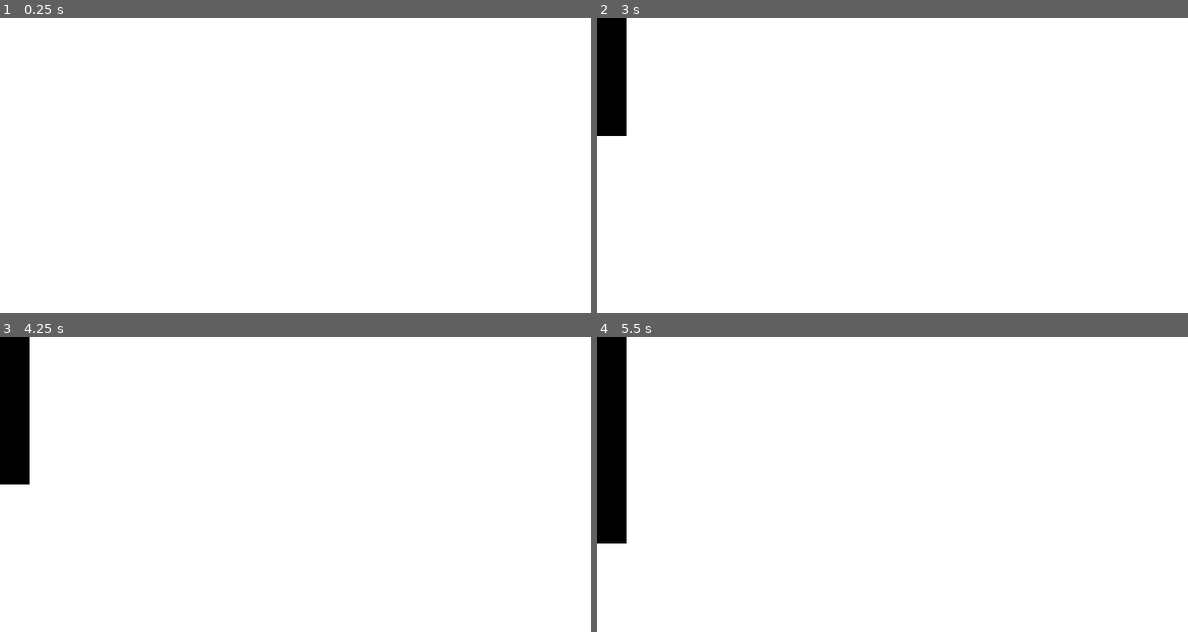
Above: before the commit, frames 1-4 (two rows, left to right).
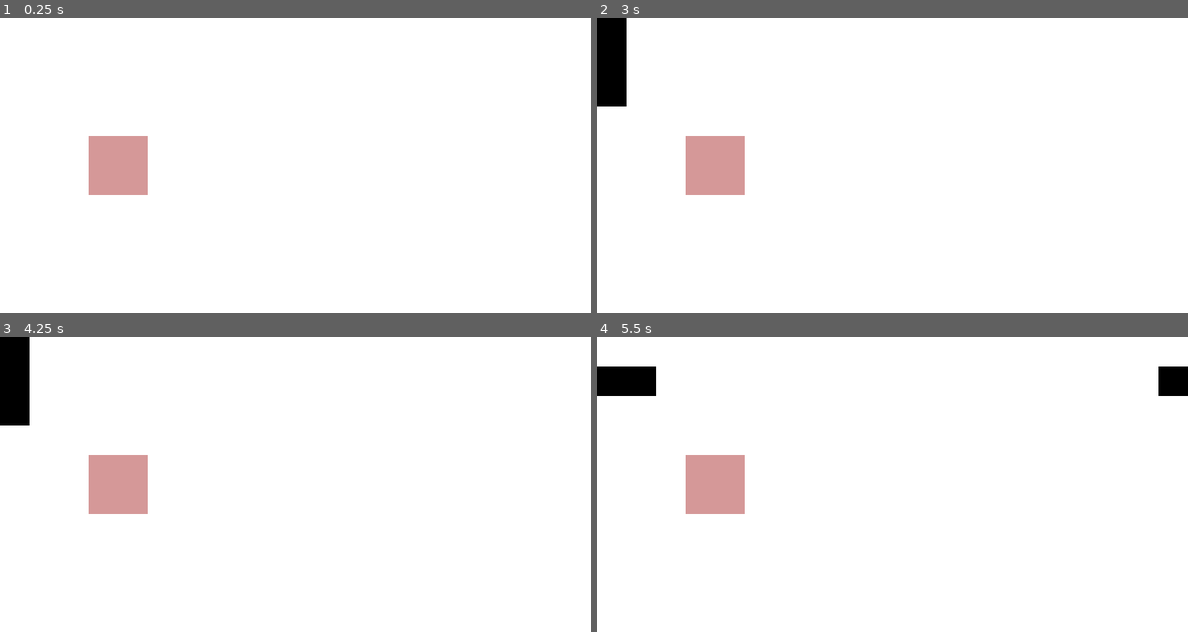
Above: after the commit, the same moments.

Repository: sisipun/SleepyCity
Game: Godot game, scene res://Level.tscn
Two runs of this game, one before a commit and one after it. Both use one fixed random seed, a clock stepped at 60 frames per second and the inputs below. Before the commit the project starts from res://Main.tscn.
Inputs (mouse positions are in pixels of both pictures, inside the frame that each line leads up to):
- Up to frame 1 (0.25 s): no input
- Up to frame 2 (3 s): tap Enter at 0.5, 2 s; move the mouse to (608, 32) at 0.52 s; click (608, 32) at 0.67 s; tap Space at 1.25, 2.75 s; move the mouse to (608, 62) at 1.27 s; hold Left (ui_left) 1.28-2.03 s; click (608, 62) at 1.42 s; move the mouse to (608, 91) at 2.02 s; click (608, 91) at 2.17 s; move the mouse to (608, 121) at 2.77 s; click (608, 121) at 2.92 s
- Up to frame 3 (4.25 s): tap Enter at 3.5 s; move the mouse to (11, 469) at 3.52 s; hold Left (ui_left) from 3.53 s (still down); click (11, 469) at 3.67 s
- Up to frame 4 (5.5 s): keep holding Left (ui_left); tap Space at 4.25 s; move the mouse to (608, 499) at 4.27 s; click (608, 499) at 4.42 s; move the mouse to (608, 528) at 5.02 s; click (608, 528) at 5.17 s

The runs differ from the first frame. In frame 1, 2.0% of the frame differs, in the area x 15-25%, y 40-60%; in frame 2, 2.5%; in frame 3, 3.0%; in frame 4, 6.0%, in the area x 0-100%, y 0-70%.

Commit message:
Add target

Diff:
--- a/Cell.gd
+++ b/Cell.gd
@@ -1,33 +1,52 @@
 extends Area2D
 
+class_name Cell
+
+enum Type { ALIVE, DEAD, TARGET }
+
 signal clicked(coord_x, coord_y)
-export var alive = true
+
+export var type = Type.DEAD
 
 var alive_texture = preload("res://alive_cell.png")
 var dead_texture = preload("res://dead_cell.png")
+var target_texture = preload("res://target_cell.png")
 var coord_x = 0
 var coord_y = 0
 
-func init(coord_x, coord_y, alive, position, size):
+func init(coord_x, coord_y, position, size, alpha = 1, type = Type.DEAD):
 	self.coord_x = coord_x
 	self.coord_y = coord_y
 	self.position = position
-	set_alive(alive)
+	set_type(type)
 	var current_size = $Sprite.texture.get_size()
 	$Collision.shape.extents = Vector2(size.x / 2, size.y / 2)
 	$Sprite.scale = Vector2(size.x / current_size.x, size.y / current_size.y)
+	$Sprite.modulate.a = alpha
 	return self
 
 func _ready():
-	set_alive(alive)
+	set_type(type)
 
 func _on_input_event(viewport, event, shape_idx):
 	if event is InputEventMouseButton and event.button_index == BUTTON_LEFT and event.is_pressed():
-		emit_signal("clicked", self.coord_x, self.coord_y)
+		emit_signal("clicked", coord_x, coord_y)
+
+func set_type(type):
+	self.type = type
+	if self.type == Type.ALIVE:
+		$Sprite.set_texture(alive_texture)
+	elif self.type == Type.DEAD:
+		$Sprite.set_texture(dead_texture)
+	elif self.type == Type.TARGET:
+		$Sprite.set_texture(target_texture)
+
+func is_alive():
+	return type == Type.ALIVE
 
 func set_alive(alive):
-	self.alive = alive
-	if self.alive:
-		$Sprite.set_texture(alive_texture)
+	if alive:
+		type = Type.ALIVE
 	else:
-		$Sprite.set_texture(dead_texture)
+		type = Type.DEAD
+	set_type(type)
--- /dev/null
+++ b/Level.gd
@@ -0,0 +1,109 @@
+extends Node2D
+
+class_name Level
+
+export (PackedScene) var CellScene
+export var width = 20
+export var height = 10
+export var alive_max_count = 3
+export var born_condition = [3]
+export var survive_condition = [2, 3]
+export var step_count = 1
+export var targets = [Vector2(4,4), Vector2(4,5), Vector2(3,4), Vector2(3,5)]
+
+var map = []
+var user_input_map = []
+var screen_size
+var step_number = 0
+var alive_count = 0
+
+func _ready():
+	screen_size = get_viewport_rect().size
+	var cell_width = screen_size.x / width
+	var cell_height = screen_size.y / height
+	for i in range(width):
+		map.append([])
+		user_input_map.append([])
+		for j in range(height):
+			var cell = CellScene.instance().init(i, j, Vector2(cell_width / 2 + i * cell_width, cell_height / 2 + j * cell_height), Vector2(cell_width, cell_height))
+			cell.connect("clicked", self, "_on_Cell_clicked")
+			add_child(cell)
+			map[i].append(cell)
+			user_input_map[i].append(cell.is_alive())
+
+	targets.sort()
+	for target in targets:
+		var cell = CellScene.instance().init(target.x, target.y, Vector2(cell_width / 2 + target.x * cell_width, cell_height / 2 + target.y * cell_height), Vector2(cell_width, cell_height), 0.5, Cell.Type.TARGET)
+		add_child(cell)
+
+func _process(delta):
+	if Input.is_action_just_pressed("ui_left") and alive_count == alive_max_count:
+		$StepTimer.start()
+
+func _on_StepTimer_timeout():
+	step()
+	step_number += 1
+	if step_number > step_count:
+		$StepTimer.stop()
+		step_number = 0
+		if not is_target_complete():
+			reset_map()
+
+func _on_Cell_clicked(coord_x, coord_y):
+	var cell = map[coord_x][coord_y]
+	if not cell.is_alive() and alive_count < alive_max_count:
+		alive_count += 1
+		cell.set_alive(true)
+	elif cell.is_alive():
+		alive_count -= 1
+		cell.set_alive(false)
+	user_input_map[coord_x][coord_y] = cell.is_alive()
+
+func step():
+	var new_statuses = []
+	for i in range(map.size()):
+		new_statuses.append([])
+		for j in range(map[i].size()):
+			var alive = map[i][j].is_alive()
+			var alive_around_count = alive_around_count(i, j)
+			new_statuses[i].append((alive and alive_around_count in survive_condition) or (not alive and alive_around_count in born_condition))
+
+	for i in range(new_statuses.size()):
+		for j in range(new_statuses[i].size()):
+			map[i][j].set_alive(new_statuses[i][j])
+
+func reset_map():
+	for i in range(map.size()):
+		for j in range(map[i].size()):
+			map[i][j].set_alive(user_input_map[i][j])
+
+func alive_around_count(i, j):
+	var inc_i = i + 1 if map.size() > i + 1 else 0
+	var inc_j = j + 1 if map[i].size() > j + 1 else 0
+	var counter = 0
+	if map[i - 1][j].is_alive():
+		counter += 1
+	if map[i][j - 1].is_alive():
+		counter += 1
+	if map[inc_i][j].is_alive():
+		counter += 1
+	if map[i][inc_j].is_alive():
+		counter += 1
+	if map[i - 1][j - 1].is_alive():
+		counter += 1
+	if map[inc_i][inc_j].is_alive():
+		counter += 1
+	if map[i - 1][inc_j].is_alive():
+		counter += 1
+	if map[inc_i][j - 1].is_alive():
+		counter += 1
+	return counter
+
+func is_target_complete():
+	var active_cells = []
+	for i in range(map.size()):
+		for j in range(map[i].size()):
+			if map[i][j].is_alive():
+				active_cells.append(Vector2(i, j))
+	active_cells.sort()
+	return active_cells == targets
--- a/Main.tscn
+++ b/Level.tscn
@@ -1,14 +1,11 @@
 [gd_scene load_steps=3 format=2]
 
-[ext_resource path="res://Main.gd" type="Script" id=1]
+[ext_resource path="res://Level.gd" type="Script" id=1]
 [ext_resource path="res://Cell.tscn" type="PackedScene" id=2]
 
-[node name="Node2D" type="Node2D"]
+[node name="Level" type="Node2D"]
 script = ExtResource( 1 )
-Cell = ExtResource( 2 )
-width = 20
-height = 10
-step_count = 10
+CellScene = ExtResource( 2 )
 
 [node name="StepTimer" type="Timer" parent="."]
 [connection signal="timeout" from="StepTimer" to="." method="_on_StepTimer_timeout"]
--- a/Main.gd
+++ /dev/null
@@ -1,91 +0,0 @@
-extends Node2D
-
-export (PackedScene) var Cell
-export var width = 100
-export var height = 50
-export var alive_max_count = 10
-export var born_condition = [3]
-export var survive_condition = [2, 3]
-export var step_count = 5
-
-var user_map = []
-var map = []
-var screen_size
-var step = 0
-var alive_count = 0
-
-func _ready():
-	screen_size = get_viewport_rect().size
-	var cell_width = screen_size.x / width
-	var cell_height = screen_size.y / height
-	for i in range(width):
-		map.append([])
-		user_map.append([])
-		for j in range(height):
-			var cell = Cell.instance().init(i, j, false, Vector2(cell_width / 2 + i * cell_width, cell_height / 2 + j * cell_height), Vector2(cell_width, cell_height))
-			cell.connect("clicked", self, "_on_Cell_clicked")
-			add_child(cell)
-			map[i].append(cell)
-			user_map[i].append(cell.alive)
-
-func _process(delta):
-	if Input.is_action_just_pressed("ui_left") and alive_count == alive_max_count:
-		$StepTimer.start()
-
-func _on_StepTimer_timeout():
-	step()
-	step += 1
-	if step >= step_count:
-		$StepTimer.stop()
-		step = 0
-		reset_map()
-
-func _on_Cell_clicked(coord_x, coord_y):
-	var cell = map[coord_x][coord_y]
-	if not cell.alive and alive_count < alive_max_count:
-		alive_count += 1
-		cell.set_alive(true)
-	elif cell.alive:
-		alive_count -= 1
-		cell.set_alive(false)
-	user_map[coord_x][coord_y] = cell.alive
-
-func step():
-	var new_statuses = []
-	for i in range(map.size()):
-		new_statuses.append([])
-		for j in range(map[i].size()):
-			var alive = map[i][j].alive
-			var alive_around_count = alive_around_count(i, j)
-			new_statuses[i].append((alive and alive_around_count in survive_condition) or (not alive and alive_around_count in born_condition))
-
-	for i in range(new_statuses.size()):
-		for j in range(new_statuses[i].size()):
-			map[i][j].set_alive(new_statuses[i][j])
-
-func reset_map():
-	for i in range(map.size()):
-		for j in range(map[i].size()):
-			map[i][j].set_alive(user_map[i][j])
-
-func alive_around_count(i, j):
-	var inc_i = i + 1 if map.size() > i + 1 else 0
-	var inc_j = j + 1 if map[i].size() > j + 1 else 0
-	var counter = 0
-	if map[i - 1][j].alive:
-		counter += 1
-	if map[i][j - 1].alive:
-		counter += 1
-	if map[inc_i][j].alive:
-		counter += 1
-	if map[i][inc_j].alive:
-		counter += 1
-	if map[i - 1][j - 1].alive:
-		counter += 1
-	if map[inc_i][inc_j].alive:
-		counter += 1
-	if map[i - 1][inc_j].alive:
-		counter += 1
-	if map[inc_i][j - 1].alive:
-		counter += 1
-	return counter
--- a/project.godot
+++ b/project.godot
@@ -8,15 +8,26 @@
 
 config_version=4
 
-_global_script_classes=[  ]
+_global_script_classes=[ {
+"base": "Area2D",
+"class": "Cell",
+"language": "GDScript",
+"path": "res://Cell.gd"
+}, {
+"base": "Node2D",
+"class": "Level",
+"language": "GDScript",
+"path": "res://Level.gd"
+} ]
 _global_script_class_icons={
-
+"Cell": "",
+"Level": ""
 }
 
 [application]
 
 config/name="Cells"
-run/main_scene="res://Main.tscn"
+run/main_scene="res://Level.tscn"
 config/icon="res://icon.png"
 
 [display]
Binary file added: target_cell.png
Not shown, added: target_cell.png.import
